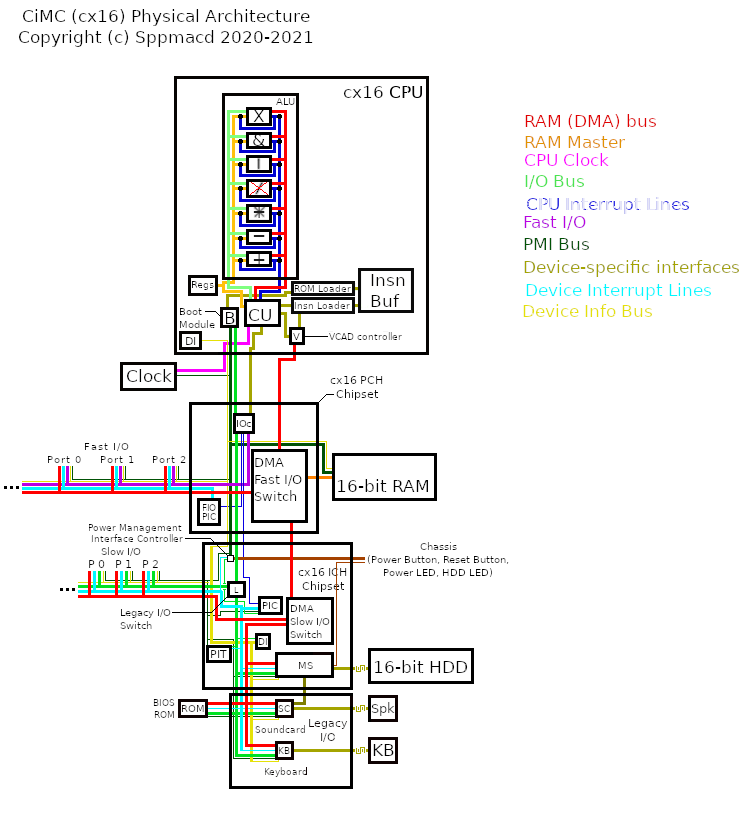
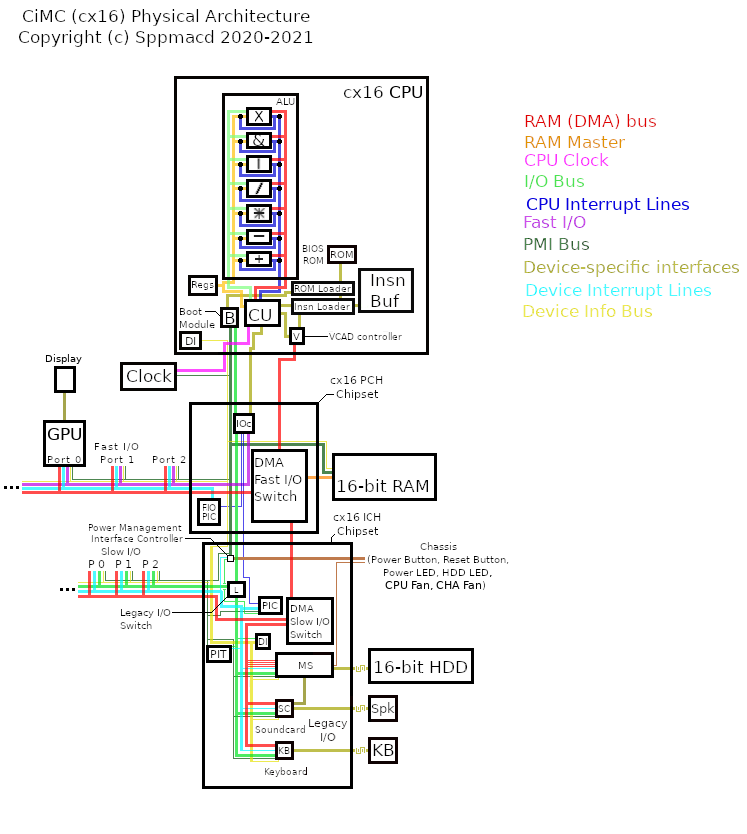
Layered file, before and after one edit (747x834). Changes by layer:
painted on "Borders" over (43, 86, 689, 789)
"CPU_ALU_IN": opacity 100% → 70%, painted on it over (250, 110, 287, 299)
"CPU_ALU_OUT": opacity 100% → 70% over (227, 110, 578, 299)
"CPU_ALU_OP": opacity 100% → 70% over (239, 115, 686, 299)
"CPU_REG": opacity 100% → 70% over (218, 115, 246, 308)
"CPU_IIO": opacity 100% → 70%, painted on it over (249, 260, 736, 672)
"CPU_BUS": opacity 100% → 70%, painted on it over (226, 264, 358, 338)
"CLK": opacity 100% → 70%, painted on it over (177, 153, 602, 372)
renamed "IRAM" to "RAM_DMA", opacity 100% → 70%, moved it above "IRQ_DEV", painted on it over (22, 345, 332, 747)
"IRQ_DEV": opacity 100% → 70%, painted on it over (22, 283, 708, 751)
"IRQ_CPU": opacity 100% → 70% over (221, 434, 258, 604)
"FIO": opacity 100% → 70% over (22, 216, 585, 486)
"IO_BUS": opacity 100% → 70%, painted on it over (78, 328, 275, 757)
"DI": opacity 100% → 70% over (22, 304, 649, 762)
"PMI": opacity 100% → 70%, painted on it over (72, 238, 586, 759)
"SC2SPK": opacity 100% → 70% over (294, 705, 368, 712)
"KBD": opacity 100% → 70% over (294, 747, 368, 754)
"MS2SC": opacity 100% → 70% over (294, 678, 306, 705)
added layer "HDD" (70%) above "DSP" over (334, 665, 368, 672)
renamed "DMA" to "DSP", opacity 100% → 70%, moved it above "CHS", painted on it over (22, 345, 296, 747)
"CHS": opacity 100% → 70% over (234, 557, 365, 666)
